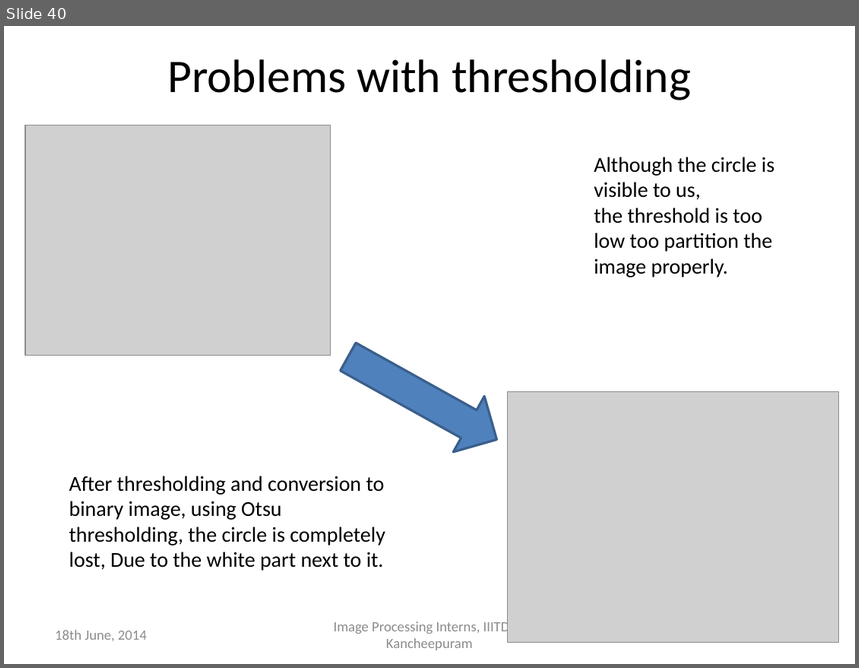
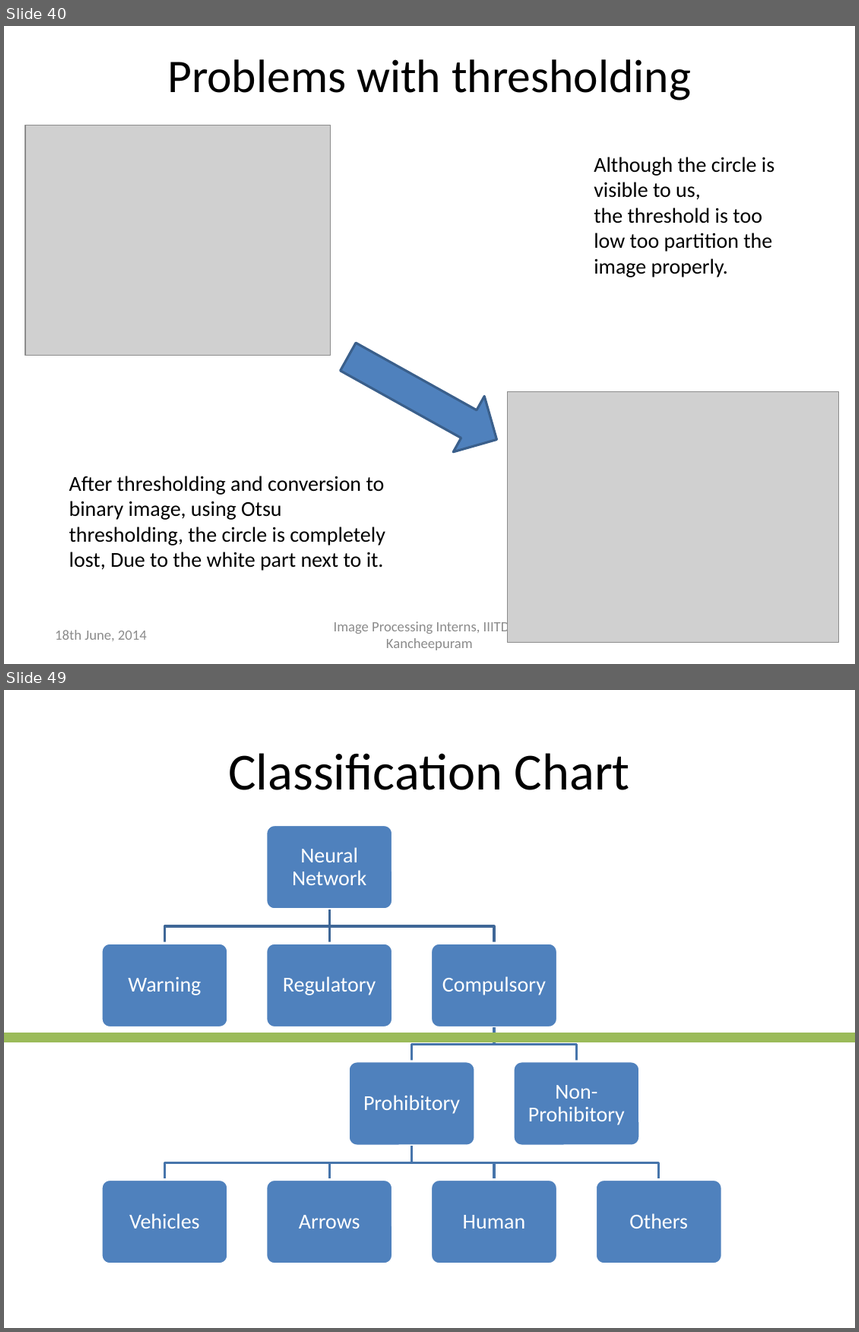
Before and after one commit to defuchocolate/traffic-sign-recog, a slide deck: Presentation1_Present.pptx. Shown one above the other, each under a label of ours: slide 40 before the commit, slides 40 and 49 after it; the slides between them are not shown. The pictures are 859x668 and 859x1332 pixels, drawn with LibreOffice and Linux fonts; fonts in the diff are those of the drawing; grey boxes stand for pictures. Boxes give left, top, right and bottom in pixels: in the first picture for what was removed or moved away, otherwise in the second. Text is boxed around its words. In the diff, an @@ line names an element or a change of style, - is before the commit and + after.

Commit message:
Added two mat files containing the samples for edge detection. Added another function create_net which will automate the process of creation, training and simulation of the neural network

```diff
--- a/Presentation1_Present.pptx
+++ b/Presentation1_Present.pptx
@@ slide 49 added at (4, 690, 855, 1328), background #FFFFFF @@
@@ title added at (228, 753, 630, 790), 44 pt, text #000000 @@
+Classification Chart
@@ line added from (4, 1037) to (855, 1037), #9BBB59 8.5 pt @@
@@ group added at (101, 825, 722, 1264): 10 rounded rectangles, 10 texts, 9 freeform shapes @@
+Neural Network
+Warning
+Regulatory
+Compulsory
+Prohibitory
+Vehicles
+Arrows
+Human
+Others
+Non-Prohibitory
```
Also in this commit, not shown: 11 other slides added, 8 other files.
